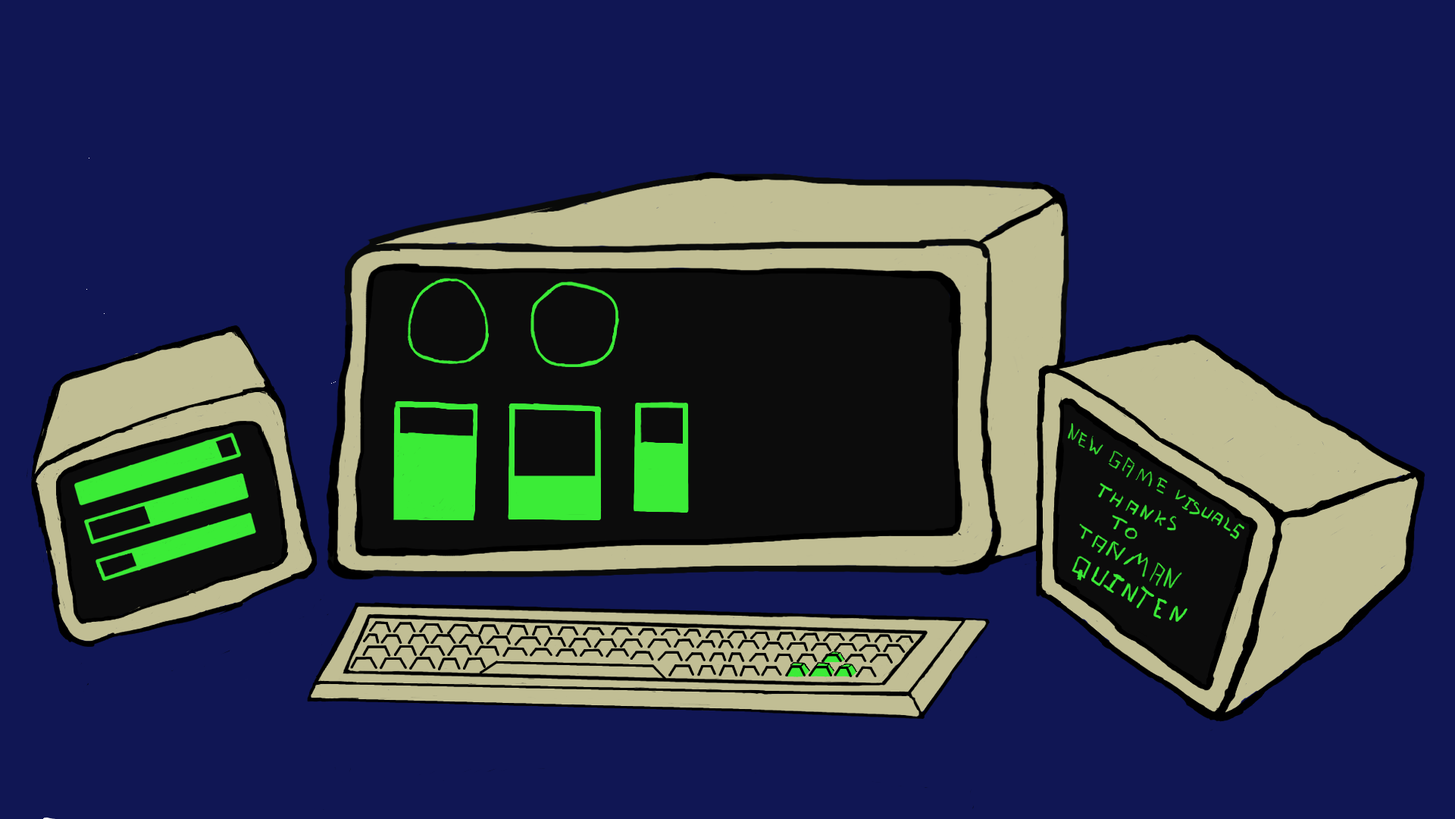
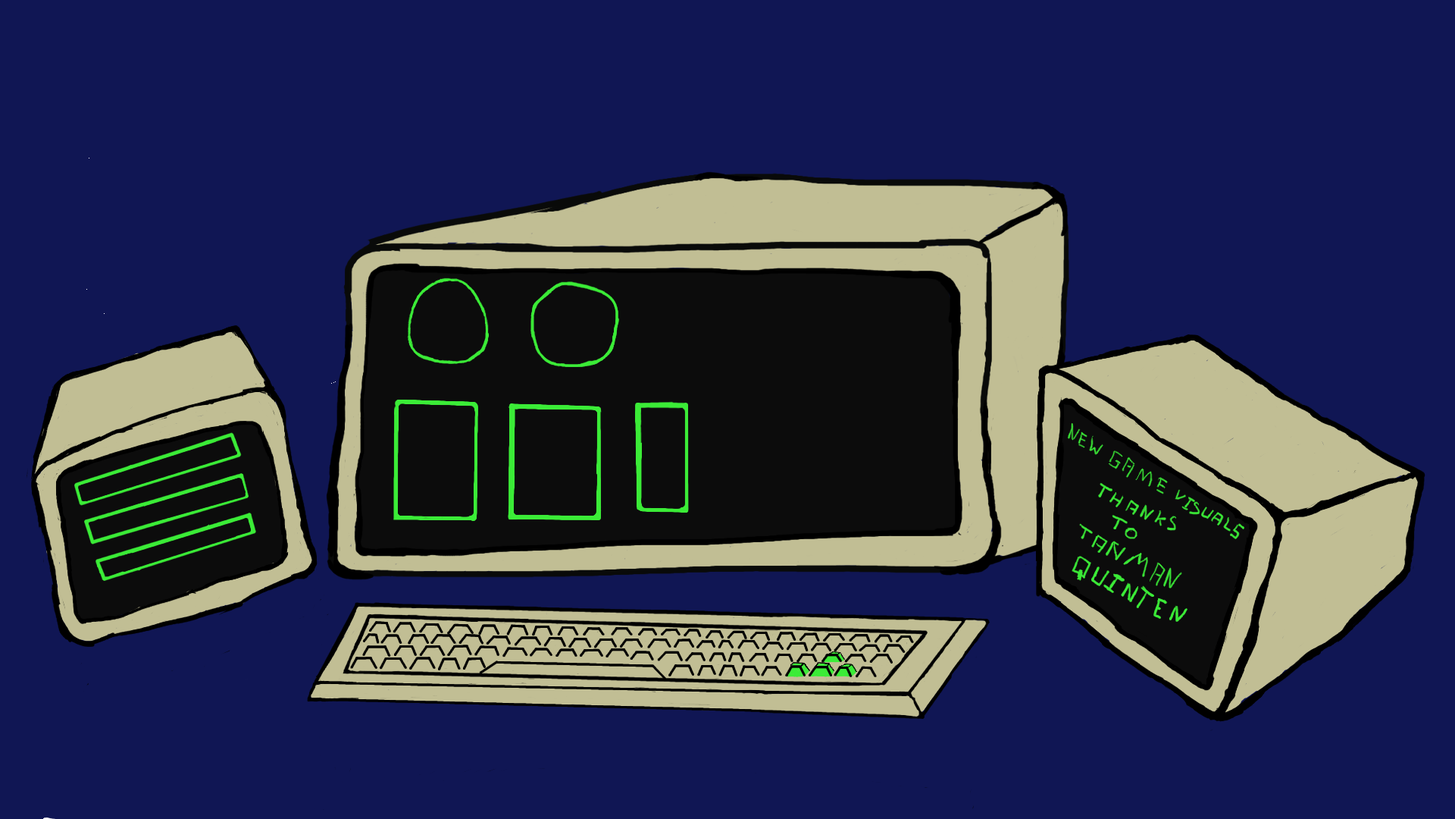
Two versions of the same layered image (1455 x 819). Layer-by-layer changes:
painted on "Main TV Test Dials" over [394, 399, 686, 521]
painted on "Side TV A PlaceHolder Dials" over [78, 441, 251, 577]
